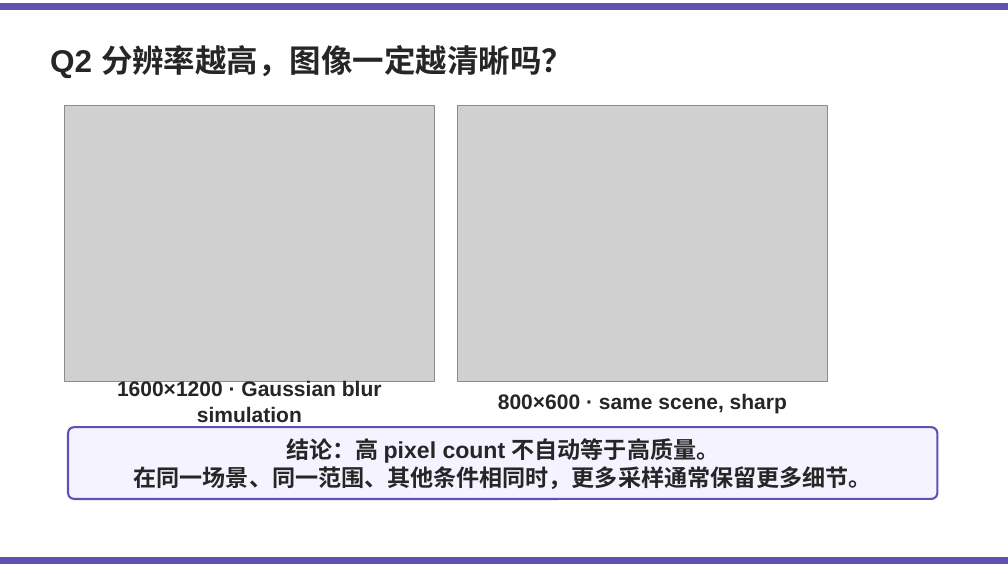
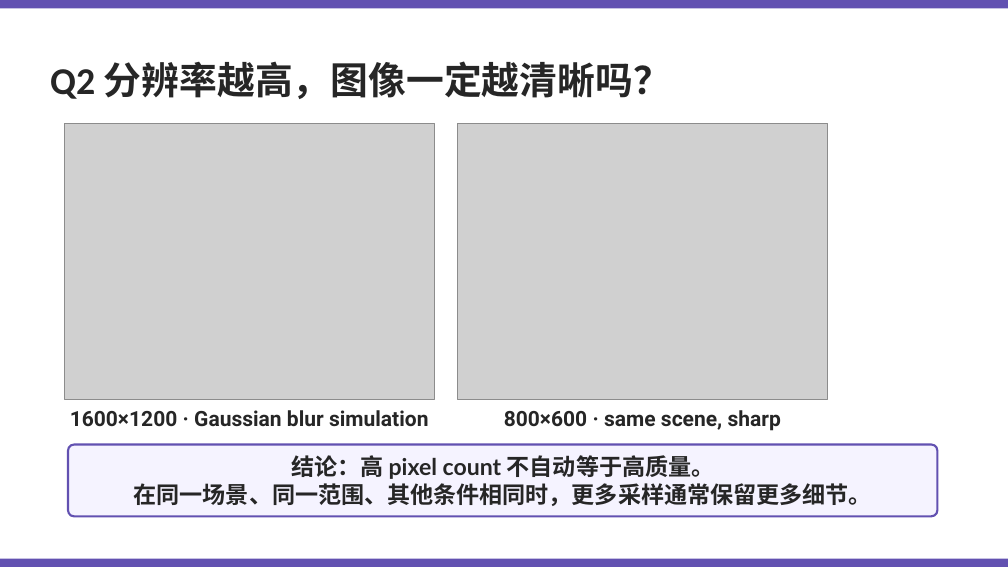
Before and after one commit to Kunonepeng/shtick, a slide deck: slide 9 of 1-2-encoding/1-2-3-image-encoding/image-encoding-v1.pptx. Drawn at 1008x567 pixels with LibreOffice and Linux fonts; fonts in the diff are those of the drawing; grey boxes stand for pictures. Boxes give left, top, right and bottom in pixels: in the first picture for what was removed or moved away, otherwise in the second. Text is boxed around its words. In the diff, an @@ line names an element or a change of style, - is before the commit and + after.

Commit message:
Fix image encoding deck style and lesson status

```diff
--- a/1-2-encoding/1-2-3-image-encoding/image-encoding-v1.pptx
+++ b/1-2-encoding/1-2-3-image-encoding/image-encoding-v1.pptx
@@ rectangle moved from (x1=0, y1=4, x2=1008, y2=10) to (x1=0, y1=0, x2=1008, y2=8) @@
@@ rectangle at (x1=0, y1=0, x2=1008, y2=8): outline #6251B1 1 pt to none @@
@@ text "Q2 分辨率越高，图像一定越清晰吗？" moved from (x1=50, y1=45, x2=573, y2=78) to (x1=50, y1=61, x2=671, y2=99) @@
@@ text "Q2 分辨率越高，图像一定越清晰吗？" at (x1=50, y1=61, x2=671, y2=99): size 30 to 36 pt, font Arial to Calibri @@
@@ text "1600×1200 · Gaussian blur simulation" at (x1=70, y1=410, x2=429, y2=427): font Arial to Roboto @@
@@ 2 pictures, 2 texts moved together from (x1=64, y1=106, x2=828, y2=423) to (x1=64, y1=123, x2=828, y2=431) @@
@@ text "800×600 · same scene, sharp" at (x1=504, y1=410, x2=781, y2=431): font Arial to Roboto @@
@@ rounded rectangle moved from (x1=68, y1=427, x2=938, y2=499) to (x1=68, y1=445, x2=938, y2=516) @@
@@ text "结论：高 pixel count 不自动等于高质量。" moved from (x1=134, y1=438, x2=872, y2=489) to (x1=134, y1=455, x2=872, y2=506) @@
@@ text "结论：高 pixel count 不自动等于高质量。" at (x1=134, y1=455, x2=872, y2=506): font Arial to Lato @@
@@ rectangle at (x1=0, y1=559, x2=1008, y2=567): outline #6251B1 1 pt to none @@
@@ rectangle moved from (x1=0, y1=557, x2=1008, y2=563) to (x1=0, y1=559, x2=1008, y2=567) @@
```
Also in this commit, not shown: 25 other slides changed, 2 other files.
